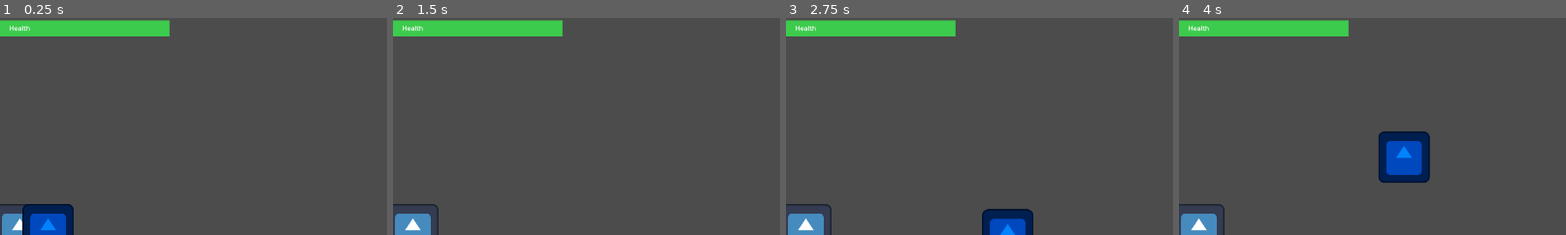
Above: before the commit, frames 1-4 (left to right).
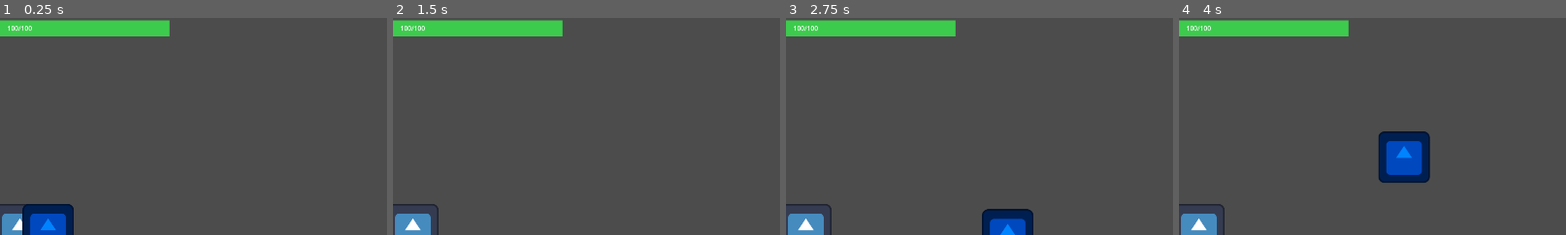
Above: after the commit, the same moments.

Repository: avidandy/GMTK_25
Game: Godot game, scene res://scenes/main.tscn
Two runs of this game, one before a commit and one after it. Both use one fixed random seed, a clock stepped at 60 frames per second and the inputs below. The engine's default icon, where the game draws it, is replaced by a stand-in: a white triangle on a blue panel in a dark square.
Inputs:
- Up to frame 1 (0.25 s): no input
- Up to frame 2 (1.5 s): hold Up (up) from 0.53 s (still down)
- Up to frame 3 (2.75 s): release Up (up) at 2.03 s; hold Left (left) from 2.03 s (still down)
- Up to frame 4 (4 s): release Left (left) at 3.53 s; hold Down (down) from 3.53 s (still down)
The pictures show only the part of the screen within x 47-97%, y 1-51%; the shares and areas given below are measured in that part.

The runs differ from the first frame. In frame 1, 0.1% of the frame differs, in the area x 2-9%, y 3-6%; in frame 2, 0.1%; in frame 3, 0.1%; in frame 4, 0.1%.

Commit message:
Implements enemy attack functionality
Adds enemy attack logic, including damage, attack interval, and a timer to control attacks.

The enemy now stops within a certain range of the player and attacks at set intervals. It also includes improvements to enemy AI, ensuring it stops attacking when the player is out of range or no longer valid.

Diff:
--- a/scenes/Enemy.tscn
+++ b/scenes/Enemy.tscn
@@ -19,3 +19,8 @@
 [node name="Sprite2D" type="Sprite2D" parent="."]
 modulate = Color(1, 0.270588, 0.282353, 1)
 texture = ExtResource("1_3gvst")
+
+[node name="AttackTimer" type="Timer" parent="."]
+wait_time = 0.5
+
+[connection signal="timeout" from="AttackTimer" to="." method="_on_AttackTimer_timeout"]
--- a/scenes/main.tscn
+++ b/scenes/main.tscn
@@ -1,14 +1,17 @@
-[gd_scene load_steps=8 format=3 uid="uid://deq7ih2we7etp"]
+[gd_scene load_steps=9 format=3 uid="uid://deq7ih2we7etp"]
 
 [ext_resource type="Texture2D" uid="uid://by6xyoiojiif6" path="res://assets/Block Green.png" id="1_0bbpv"]
 [ext_resource type="PackedScene" uid="uid://5pb50itsa4y3" path="res://scenes/Player.tscn" id="1_o5qli"]
 [ext_resource type="Script" uid="uid://bh4282gc2h8gg" path="res://scripts/MainUI.gd" id="1_vcsgt"]
 [ext_resource type="PackedScene" uid="uid://dinkb188g73ol" path="res://scenes/Enemy.tscn" id="2_0wfyh"]
-[ext_resource type="Script" uid="uid://c2qqnlarhvvlp" path="res://scenes/ScoreLabel.gd" id="3_o6xl0"]
+[ext_resource type="Texture2D" uid="uid://unsr4wt2bbil" path="res://assets/Block Black.png" id="2_tipki"]
+[ext_resource type="Script" path="res://scenes/ScoreLabel.gd" id="3_o6xl0"]
 [ext_resource type="Script" uid="uid://onaxruwxe5um" path="res://scripts/Spawner.gd" id="3_rarhs"]
-[ext_resource type="Script" uid="uid://bjp65p3yoyjft" path="res://scripts/ScoreController.gd" id="6_tefeu"]
+[ext_resource type="Script" path="res://scripts/ScoreController.gd" id="6_tefeu"]
 
 [node name="Main" type="Node2D"]
+
+[node name="Player" parent="." instance=ExtResource("1_o5qli")]
 
 [node name="UICanvasLayer" type="CanvasLayer" parent="."]
 script = ExtResource("1_vcsgt")
@@ -41,6 +44,7 @@
 pivot_offset = Vector2(370, 0)
 value = 100.0
 nine_patch_stretch = true
+texture_under = ExtResource("2_tipki")
 texture_progress = ExtResource("1_0bbpv")
 
 [node name="HealthLabel" type="RichTextLabel" parent="UICanvasLayer/HealthBarContainer"]
@@ -77,8 +81,6 @@
 text = "Score: "
 script = ExtResource("3_o6xl0")
 
-[node name="Player" parent="." instance=ExtResource("1_o5qli")]
-
 [node name="Spawner" type="Node2D" parent="."]
 script = ExtResource("3_rarhs")
 enemy_scene = ExtResource("2_0wfyh")
--- a/scripts/Enemy.gd
+++ b/scripts/Enemy.gd
@@ -11,6 +11,12 @@
 @export_group("Player Stop Zone Settings")
 @export var player_stop_distance: float = 75.0 # The distance from player to stop moving (should be radius of player's AttackStopArea)
 
+@export_group("Attack Settings") # New group for attack settings
+@export var attack_damage: int = 5 # Damage dealt to player per hit
+@export var attack_interval: float = 0.5 # Time between attacks in seconds
+
+@onready var attack_timer = $AttackTimer # Reference to the AttackTimer node
+
 # Reference to the player node
 var player: Node2D
 
@@ -23,21 +29,31 @@
 		print("Enemy: Player node not found.")
 		# Consider stopping or queue_free() if player is essential
 
+	# Set attack timer wait time from export variable
+	attack_timer.wait_time = attack_interval
 
 func _physics_process(delta: float) -> void:
 	if not player or not is_instance_valid(player):
 		velocity = Vector2.ZERO
 		move_and_slide()
+		# Stop attack timer if player is gone
+		if attack_timer.is_started():
+			attack_timer.stop()
 		return
 
 	var distance_to_player = global_position.distance_to(player.global_position)
 
-	# --- Player Stop Zone Logic ---
+	# --- Player Stop Zone Logic & Attack Timer Management ---
 	if distance_to_player < player_stop_distance:
 		velocity = Vector2.ZERO # Stop moving when within the attack zone
-		# You can trigger melee attack logic here for the enemy
+		if attack_timer.is_stopped(): # Start timer only if it's not already running
+			attack_timer.start()
+		move_and_slide() # Ensure it handles collisions even when stopped
 		return # Exit early, no need for further movement calculations
-	# -----------------------------
+	else: # If enemy is outside the stop zone
+		if not attack_timer.is_stopped(): # Stop timer if enemy leaves the zone
+			attack_timer.stop()
+	# -------------------------------------------------------
 
 	var target_direction = (player.global_position - global_position).normalized()
 	var current_speed = speed
@@ -60,3 +76,17 @@
 	# You can add visual feedback for damage here (e.g., flash red)
 	if health <= 0:
 		queue_free() # Remove the enemy when it runs out of health
+
+# --- Attack Timer Signal ---
+func _on_AttackTimer_timeout():
+	# Check if player still exists and is valid before dealing damage
+	if player and is_instance_valid(player):
+		# Make sure the player has a take_damage method
+		if player.has_method("take_damage"):
+			player.take_damage(attack_damage)
+			print("Enemy attacked Player for ", attack_damage, " damage.") # For debugging
+		else:
+			print("Player does not have a 'take_damage' method!")
+	else:
+		# If player is gone, stop the attack timer to avoid errors
+		attack_timer.stop()
Binary file added: assets/Block Black.png
Not shown, added: assets/Block Black.png.import
Not shown: 1 places in scenes/Player.tscn that only renumber resources
